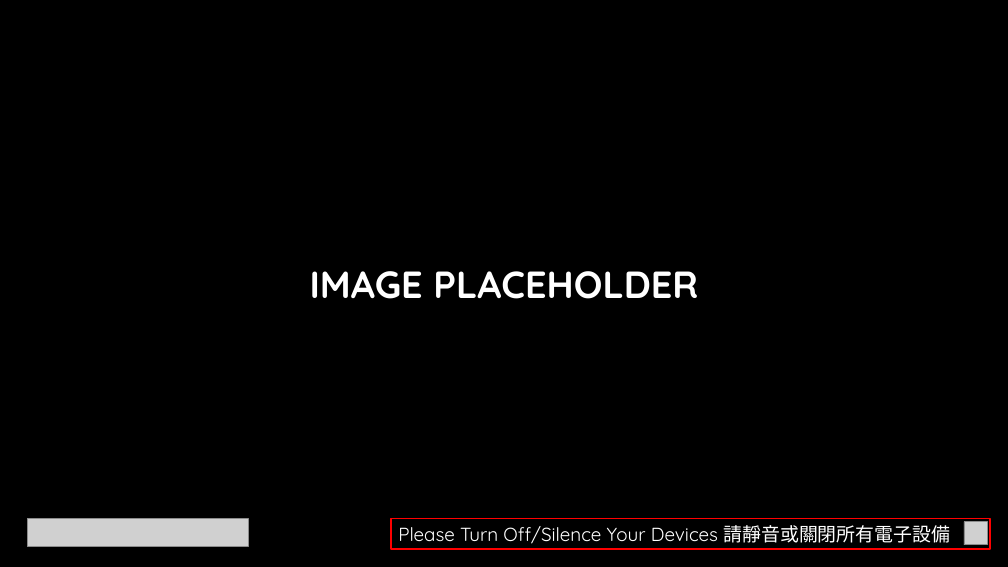
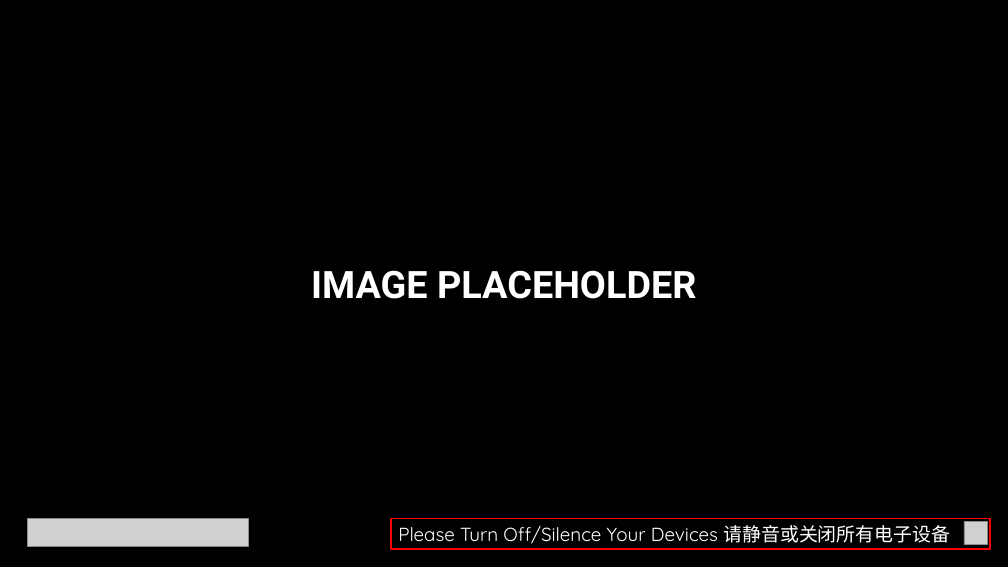
Before and after one commit to calebchanwy/tjc-powerpoint, a slide deck: slide 2 of TJCPowerPoint/Resources/ServiceWidescreen.pptx. Drawn at 1008x567 pixels with LibreOffice and Linux fonts; fonts in the diff are those of the drawing; grey boxes stand for pictures. Boxes give left, top, right and bottom in pixels: in the first picture for what was removed or moved away, otherwise in the second. Text is boxed around its words. In the diff, an @@ line names an element or a change of style, - is before the commit and + after.

```diff
--- a/TJCPowerPoint/Resources/ServiceWidescreen.pptx
+++ b/TJCPowerPoint/Resources/ServiceWidescreen.pptx
@@ text "IMAGE PLACEHOLDER" at [311, 270, 696, 299]: font Quicksand to Roboto @@
@@ text in rectangle at [398, 525, 950, 544]: text changed @@
-Please Turn Off/Silence Your Devices 請靜音或關閉所有電子設備
+Please Turn Off/Silence Your Devices 请静音或关闭所有电子设备
```
Also in this commit, not shown: 7 other slides changed, 30 other files.
